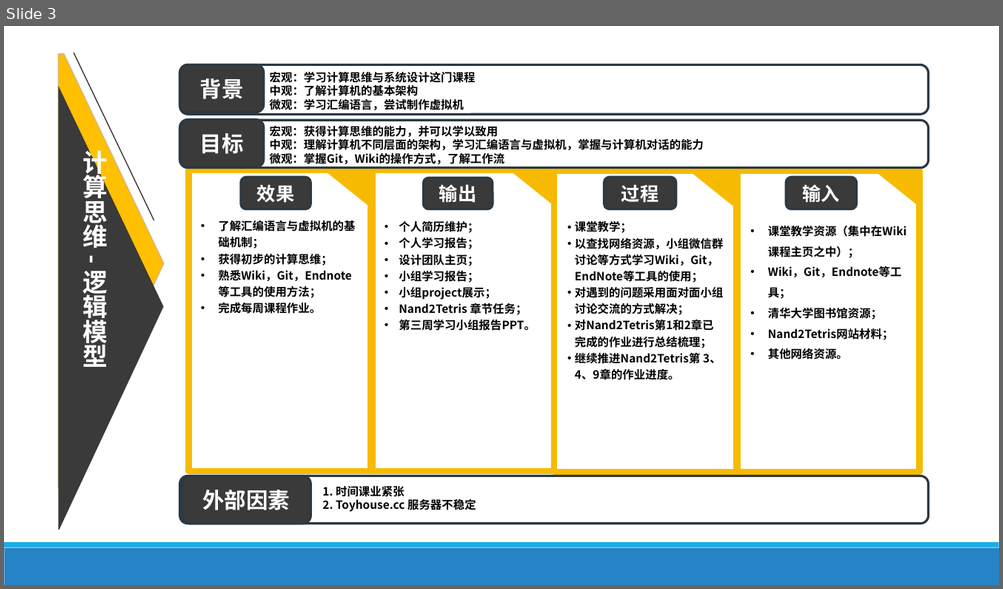
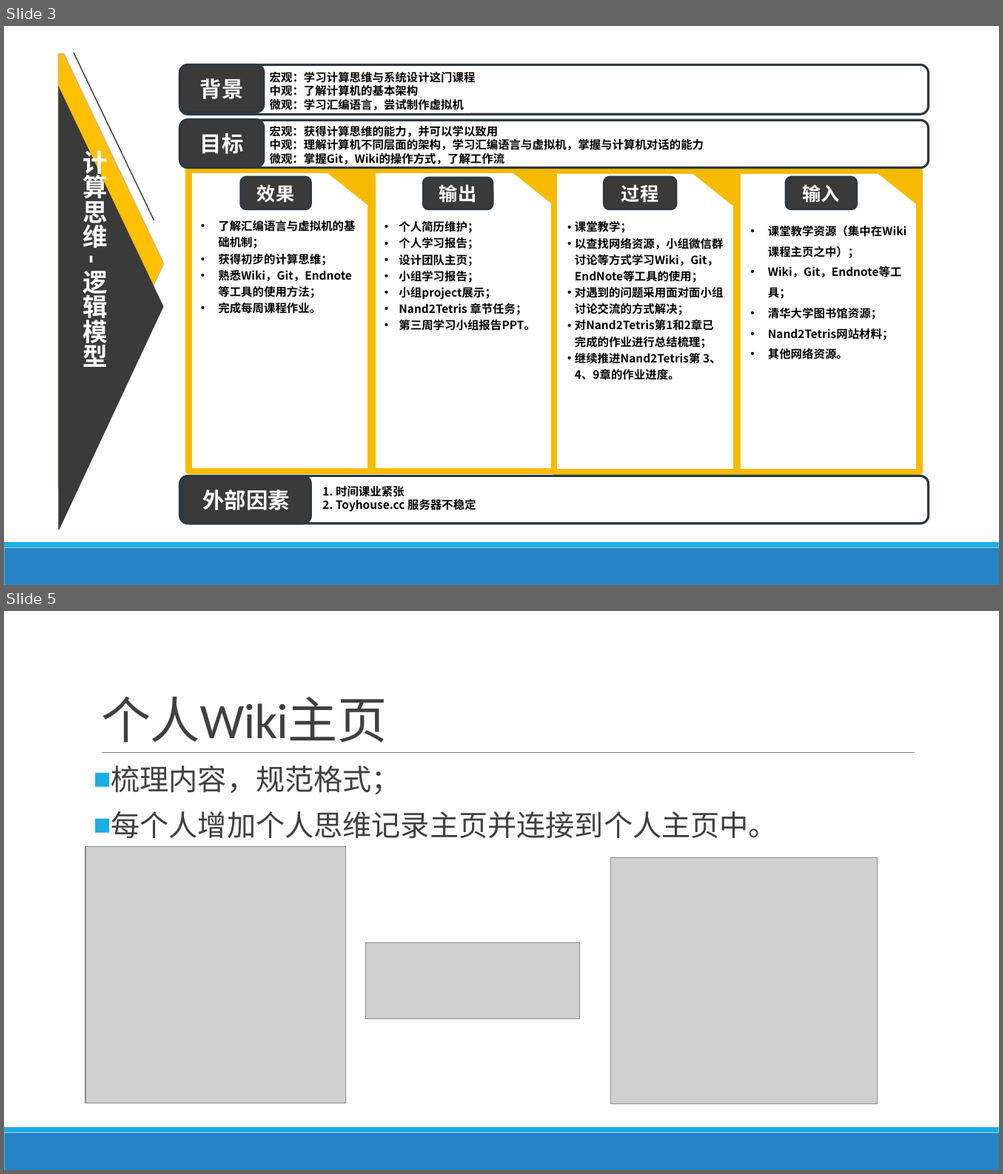
Before and after one commit to jisuansiwei2017/SDCT-2017-Fall, a slide deck: weekly_report/group3/week3.pptx. Shown one above the other, each under a label of ours: slide 3 before the commit, slides 3 and 5 after it; the slides between them are not shown. The pictures are 1003x589 and 1003x1174 pixels, drawn with LibreOffice and Linux fonts; fonts in the diff are those of the drawing; grey boxes stand for pictures. Boxes give left, top, right and bottom in pixels: in the first picture for what was removed or moved away, otherwise in the second. Text is boxed around its words. In the diff, an @@ line names an element or a change of style, - is before the commit and + after.

Commit message:
group3/week3 1.2

```diff
--- a/weekly_report/group3/week3.pptx
+++ b/weekly_report/group3/week3.pptx
@@ slide 5 added at <box>4,611,999,1170</box>, background #FFFFFF; not listed: 2 template elements that a slide beside it also shows @@
@@ title added at <box>101,696,387,743</box>, 48 pt, text #404040 @@
+个人Wiki主页
@@ line added from (102, 753) to (915, 753), #808080 0.5 pt @@
@@ text added at <box>111,766,777,839</box>, 28 pt, text #404040 @@
+■ 梳理内容，规范格式；
+■ 每个人增加个人思维记录主页并连接到个人主页中。
@@ picture added at <box>85,847,345,1103</box> @@
@@ picture added at <box>611,857,877,1104</box> @@
@@ picture added at <box>366,943,579,1019</box> @@
```
Also in this commit, not shown: 4 other slides added.
